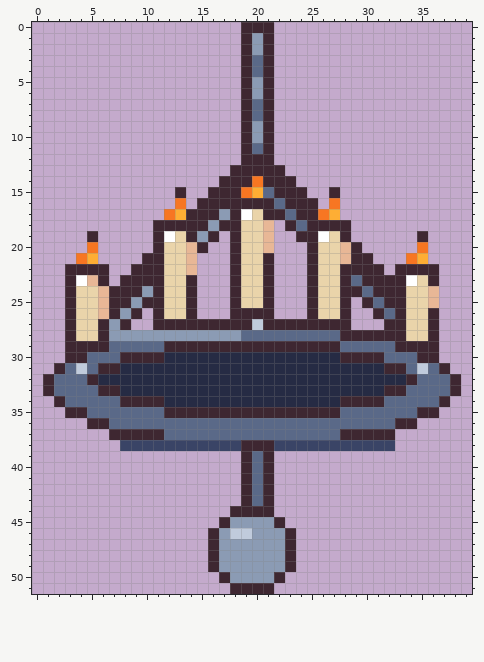
Pixel-art file, stored at art-src/aseprite/iron_chandelier.aseprite. The picture above is the old version.
40x52 pixels, 1 frame.
After:
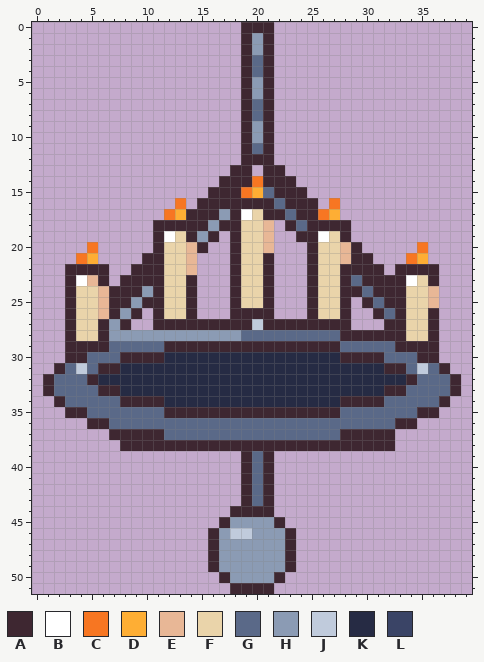
Palette (. is transparent): A #3e2731  B #ffffff  C #f77622  D #feae34  E #e8b796  F #ead4aa  G #5a6988  H #8b9bb4  J #c0cbdc  K #262b44  L #3a4466
From old to new:
The edit turns colour L into colour A in row 38 at x 8 to 18 and 22 to 32.
The edit erases colour A in row 13 at x 20; in row 15 at x 13 and 27; in row 19 at x 5 and 35.
